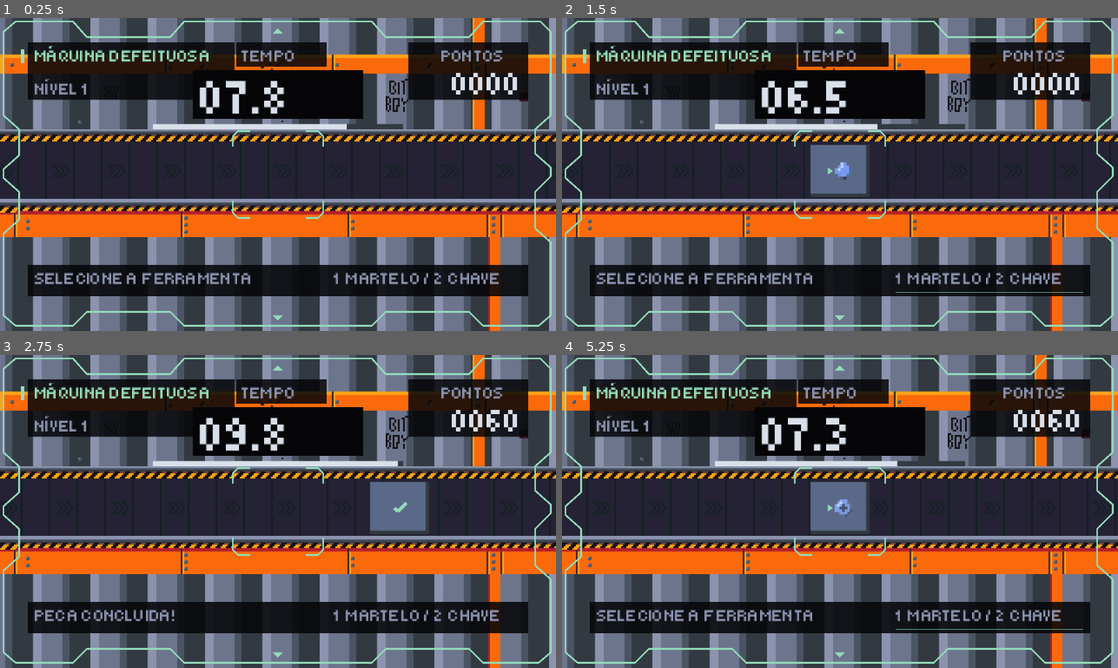
Above: before the commit, frames 1-4 (two rows, left to right).
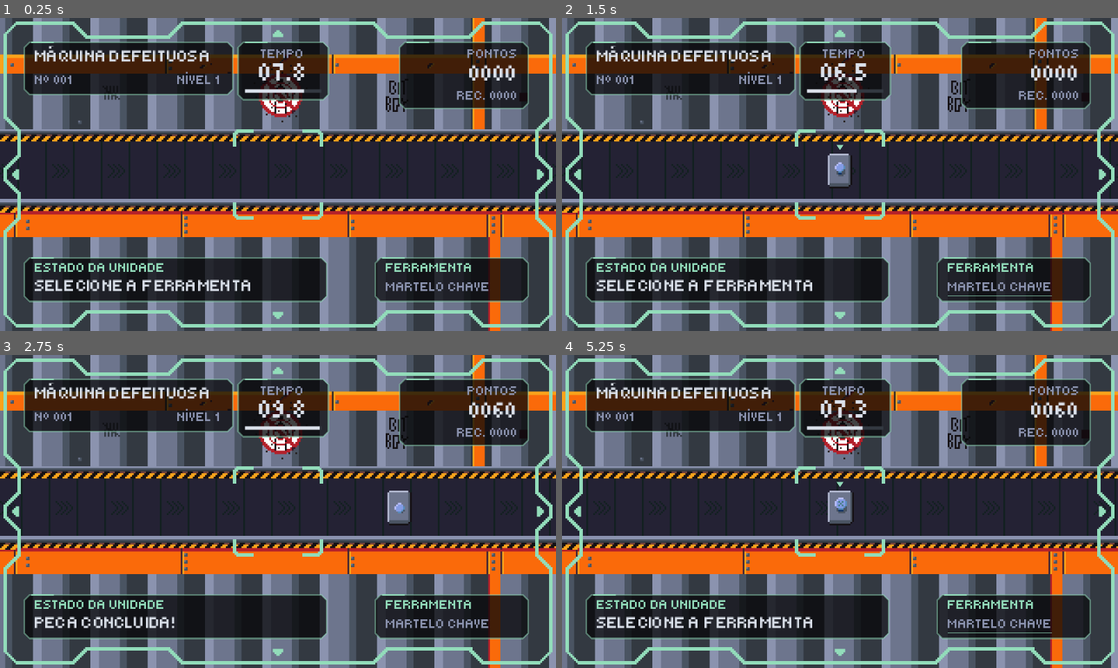
Above: after the commit, the same moments.

Repository: mariana-bravo/unidade404-classic
Game: Godot game, scene res://scenes/game.tscn
Two runs of this game, one before a commit and one after it. Both use one fixed random seed, a clock stepped at 60 frames per second and the inputs below. This scene is started directly instead of the project's main scene. Sound files missing from this copy of the repository are replaced by a short silence.
Inputs (mouse positions are in pixels of both pictures, inside the frame that each line leads up to):
- Up to frame 1 (0.25 s): no input
- Up to frame 2 (1.5 s): move the mouse to (962, 158) at 0.52 s; click (962, 158) at 0.67 s; move the mouse to (728, 190) at 1.27 s; click (728, 190) at 1.42 s
- Up to frame 3 (2.75 s): move the mouse to (333, 442) at 2.02 s; click (333, 442) at 2.17 s
- Up to frame 4 (5.25 s): move the mouse to (812, 574) at 2.77 s; click (812, 574) at 2.92 s; move the mouse to (1006, 558) at 3.52 s; click (1006, 558) at 3.67 s; move the mouse to (673, 464) at 4.27 s; click (673, 464) at 4.42 s; move the mouse to (867, 511) at 5.02 s; click (867, 511) at 5.17 s

The runs differ from the first frame. In frame 1, 22% of the frame differs, in the area x 0-100%, y 0-99%; in frame 2, 24%; in frame 3, 23%; in frame 4, 24%.

Commit message:
Correções na hud no jogo e na tela de menu

Diff:
--- a/project.godot
+++ b/project.godot
@@ -28,7 +28,7 @@
 
 window/size/viewport_width=320
 window/size/viewport_height=180
-window/size/mode=4
+window/size/mode=0
 window/size/window_width_override=1280
 window/size/window_height_override=720
 window/stretch/mode="canvas_items"
--- a/scripts/conveyor.gd
+++ b/scripts/conveyor.gd
@@ -15,10 +15,12 @@
 const WORK_POSITION := Vector2(160, 88)
 const EXIT_POSITION := Vector2(460, 88)
 
-const SLOT_WIDTH := 14.0
-const SLOT_HEIGHT := 12.0
+const LEFT_EDGE = preload("res://art/Parts/404_left.png")
+const RIGHT_EDGE = preload("res://art/Parts/404_right.png")
+const SPACER = preload("res://art/Parts/404_space.png")
+const SLOT_HEIGHT := 20.0
 const SLOT_GAP := 2.0
-const BOARD_SIZE := Vector2(34, 30)
+var board_width: float = 0.0
 
 # Duração de cada movimento, em segundos.
 @export var movement_duration: float = 1.0
@@ -42,12 +44,8 @@
 	_belt_tile.atlas = BELT_SOURCE
 	_belt_tile.region = Rect2(0, BELT_Y, BELT_TILE_WIDTH, BELT_HEIGHT)
 	board.position = ENTRY_POSITION
-	var plate_style := StyleBoxFlat.new()
-	plate_style.bg_color = Color("5a6988")
-	plate_style.border_color = Color("333941")
-	plate_style.border_width_right = 2
-	plate_style.border_width_bottom = 2
-	$Board/BoardVisual.add_theme_stylebox_override("panel", plate_style)
+	board.texture_filter = CanvasItem.TEXTURE_FILTER_NEAREST
+	$Board/BoardVisual.hide()
 
 	if demo_mode:
 		await enter_board()
@@ -106,44 +104,48 @@
 
 # Recebe a lista de tipos sorteados pelo BoardGenerator.
 func set_slots(slot_types: Array[int]) -> void:
-	# Remove os indicadores da peça anterior.
-	for slot in slot_visuals:
-		slot.queue_free()
-
+	# Bordas, espaçadores e slots formam uma única caixa horizontal.
+	for child in slots_container.get_children():
+		slots_container.remove_child(child)
+		child.queue_free()
 	slot_visuals.clear()
-
-	var quantity := slot_types.size()
-
-	# Placa compacta: até duas colunas e duas linhas, na ordem de leitura.
-	var visual: Panel = $Board/BoardVisual
-	visual.position = -BOARD_SIZE / 2.0
-	visual.size = BOARD_SIZE
-	var rows := 1 if quantity <= 2 else 2
-	var total_height := rows * SLOT_HEIGHT + (rows - 1) * SLOT_GAP
-
-	for i in range(quantity):
+	board_width = LEFT_EDGE.get_width() + RIGHT_EDGE.get_width()
+	for kind in slot_types:
+		board_width += AssemblySlotVisual.module_width(kind)
+	board_width += maxi(0, slot_types.size() - 1) * SLOT_GAP
+	var x := -floorf(board_width / 2.0)
+	_add_board_module(LEFT_EDGE, x)
+	x += LEFT_EDGE.get_width()
+	for i in range(slot_types.size()):
 		var slot := AssemblySlotVisual.new()
 		slot.name = "Slot" + str(i + 1)
-		slot.size = Vector2(SLOT_WIDTH, SLOT_HEIGHT)
-		var row := i / 2
-		var columns := mini(2, quantity - row * 2)
-		var row_width := columns * SLOT_WIDTH + (columns - 1) * SLOT_GAP
-		slot.position = Vector2(-row_width / 2.0 + (i % 2) * (SLOT_WIDTH + SLOT_GAP), -total_height / 2.0 + row * (SLOT_HEIGHT + SLOT_GAP))
 		slot.kind = slot_types[i]
+		slot.size = Vector2(AssemblySlotVisual.module_width(slot.kind), SLOT_HEIGHT)
+		slot.position = Vector2(x, -SLOT_HEIGHT / 2.0)
 		slot.mouse_filter = Control.MOUSE_FILTER_IGNORE
 		slots_container.add_child(slot)
 		slot_visuals.append(slot)
-
-	# Destaca o primeiro slot.
+		x += slot.size.x
+		if i < slot_types.size() - 1:
+			_add_board_module(SPACER, x)
+			x += SLOT_GAP
+	_add_board_module(RIGHT_EDGE, x)
 	update_slot_progress(0)
 
+
+func _add_board_module(texture: Texture2D, x: float) -> void:
+	var module := Sprite2D.new()
+	module.texture = texture
+	module.centered = false
+	module.position = Vector2(x, -SLOT_HEIGHT / 2.0)
+	slots_container.add_child(module)
 
 func update_slot_progress(completed_count: int) -> void:
 	for i in range(slot_visuals.size()):
 		slot_visuals[i].set_state(i < completed_count, i == completed_count)
 
 func get_board_width() -> float:
-	return BOARD_SIZE.x
+	return board_width
 
 func _process(delta: float) -> void:
 	if moving:
@@ -180,9 +182,13 @@
 func show_replacement(index: int) -> void:
 	if index < 0 or index >= slot_visuals.size():
 		return
-	var slot := slot_visuals[index]
-	if slot.kind == InteractionController.SlotKind.BAD_NAIL:
-		slot.kind = InteractionController.SlotKind.NAIL
-	elif slot.kind == InteractionController.SlotKind.RUSTY_SCREW:
-		slot.kind = InteractionController.SlotKind.SCREW
-	slot.queue_redraw()
+	slot_visuals[index].empty = false
+	slot_visuals[index].replaced = true
+	slot_visuals[index].queue_redraw()
+
+
+func show_empty(index: int) -> void:
+	if index < 0 or index >= slot_visuals.size():
+		return
+	slot_visuals[index].empty = true
+	slot_visuals[index].queue_redraw()
--- a/scripts/game.gd
+++ b/scripts/game.gd
@@ -179,6 +179,7 @@
 # Um slot defeituoso precisa de outra peça.
 func _on_replacement_requested() -> void:
 	replacing = true
+	conveyor.show_empty(current_slot)
 	click_reader.set_enabled(false)
 
 	input_feedback.show_status( "AGUARDE A NOVA PECA...")
--- a/scripts/game_feedback.gd
+++ b/scripts/game_feedback.gd
@@ -82,22 +82,21 @@
 
 func _draw() -> void:
 	if not _stopped:
-		draw_rect(Rect2(16, 142, 288, 18), Color(U.BG, 0.88))
-		if _tool == InteractionController.Tool.NONE:
-			U.text(self, "1 MARTELO / 2 CHAVE", 192, 153, 10, NEUTRAL)
-		else:
-			draw_rect(Rect2(235, 145, 45, 13), U.PANEL)
-			draw_rect(Rect2(235, 145, 45, 13), ACTIVE, false)
-			U.text(self, "MARTELO" if _tool == InteractionController.Tool.HAMMER else "CHAVE", 238, 154, 10, ACTIVE)
+		U.visor_panel(self, Rect2(14, 138, 174, 25), ACTIVE)
+		U.visor_panel(self, Rect2(216, 138, 88, 25), ACTIVE)
+		U.text(self, "ESTADO DA UNIDADE", 20, 146, 8, ACTIVE)
+		U.text(self, "FERRAMENTA", 222, 146, 8, ACTIVE)
+		U.text(self, "MARTELO", 222, 157, 8, ACTIVE if _tool == InteractionController.Tool.HAMMER else NEUTRAL)
+		U.text(self, "CHAVE", 258, 157, 8, ACTIVE if _tool == InteractionController.Tool.SCREWDRIVER else NEUTRAL)
 		if _press_pulse > 0.0:
-			draw_line(Vector2(192, 158), Vector2(300, 158), U.UNIT)
+			draw_line(Vector2(222, 160), Vector2(282, 160), U.UNIT)
 		if _status != "":
-			U.text(self, _status, 20, 153, 10, U.MUTED, 164)
+			U.text(self, _status, 20, 157, 10, U.INK, 164)
 		elif _prepare_strength > 0.0:
-			U.text(self, "PREPARADO", 20, 153, 10, Color(AMBER, _prepare_strength))
+			U.text(self, "PREPARADO", 20, 157, 10, Color(AMBER, _prepare_strength))
 		if _ring_visible:
-			draw_arc(Vector2(292, 150), 8, 0, TAU, 32, U.LINE, 2)
-			draw_arc(Vector2(292, 150), 8, -PI / 2, -PI / 2 + TAU * maxf(_ratio, 0.001), 32, AMBER if _prepared else ACTIVE, 2)
+			draw_arc(Vector2(293, 151), 7, 0, TAU, 32, U.LINE, 1)
+			draw_arc(Vector2(293, 151), 7, -PI / 2, -PI / 2 + TAU * maxf(_ratio, 0.001), 32, AMBER if _prepared else ACTIVE, 1)
 	if _flash > 0.0:
 		draw_rect(Rect2(0, 0, 320, 180), Color(U.ERROR, _flash))
 
--- a/scripts/menu.gd
+++ b/scripts/menu.gd
@@ -1,16 +1,38 @@
 extends Control
 const U = preload("res://scripts/ui/industrial_ui.gd")
+const PRESS = preload("res://audio/sfx/press.ogg")
+const MOTOR = preload("res://audio/sfx/screwdriver_loop.wav")
 const OPTIONS: Array[String] = ["JOGAR", "PLACAR", "SAIR"]
 var selection: int = 0
 var holding: bool = false
 var hold_time: float = 0.0
+var _click_sound: AudioStreamPlayer
+var _hold_sound: AudioStreamPlayer
+
+func _ready() -> void:
+	_click_sound = AudioStreamPlayer.new()
+	_click_sound.name = "MenuPress"
+	_click_sound.stream = PRESS
+	_click_sound.volume_db = -17.0
+	_click_sound.max_polyphony = 3
+	add_child(_click_sound)
+	_hold_sound = AudioStreamPlayer.new()
+	_hold_sound.name = "MenuHold"
+	_hold_sound.volume_db = -14.0
+	var motor_stream := MOTOR.duplicate() as AudioStreamWAV
+	motor_stream.loop_mode = AudioStreamWAV.LOOP_FORWARD
+	motor_stream.loop_begin = 0
+	motor_stream.loop_end = roundi(motor_stream.get_length() * motor_stream.mix_rate)
+	_hold_sound.stream = motor_stream
+	add_child(_hold_sound)
+	texture_filter = CanvasItem.TEXTURE_FILTER_NEAREST
 
 func _draw() -> void:
 	draw_rect(Rect2(0, 0, 320, 180), U.BG)
 	U.text(self, "UNIDADE", 40, 49, 30)
 	U.text(self, "404", 212, 54, 40, U.AMBER)
 	U.text(self, "FUTURO NÃO ENCONTRADO", 40, 69, 10, U.MUTED)
-	for i in range(3):
+	for i in range(OPTIONS.size()):
 		var y := 88 + i * 22
 		if i == selection:
 			draw_rect(Rect2(40, y, 240, 18), U.PANEL)
@@ -26,6 +48,7 @@
 		return
 	get_viewport().set_input_as_handled()
 	if event.pressed:
+		_click_sound.play()
 		holding = true
 		hold_time = 0.0
 	else:
@@ -34,15 +57,20 @@
 		if hold_time < Config.LIMIAR_SEGURAR:
 			selection = (selection + 1) % OPTIONS.size()
 		holding = false
+		_hold_sound.stop()
+		hold_time = 0.0
 	queue_redraw()
 
 func _process(delta: float) -> void:
 	if not holding:
 		return
 	hold_time += delta
+	if hold_time >= Config.LIMIAR_SEGURAR and not _hold_sound.playing:
+		_hold_sound.play()
 	queue_redraw()
 	if hold_time >= Config.MENU_SEGURAR:
 		holding = false
+		_hold_sound.stop()
 		_choose()
 
 func _choose() -> void:
--- a/scripts/scoreboard.gd
+++ b/scripts/scoreboard.gd
@@ -1,10 +1,21 @@
 extends Control
 const U = preload("res://scripts/ui/industrial_ui.gd")
+const MOTOR = preload("res://audio/sfx/screwdriver_loop.wav")
+var _hold_sound: AudioStreamPlayer
 var held: bool = false
 var elapsed: float = 0.0
 var _entries: Array[Dictionary] = []
 
 func _ready() -> void:
+	_hold_sound = AudioStreamPlayer.new()
+	_hold_sound.name = "ScoreboardHold"
+	_hold_sound.volume_db = -14.0
+	var motor_stream := MOTOR.duplicate() as AudioStreamWAV
+	motor_stream.loop_mode = AudioStreamWAV.LOOP_FORWARD
+	motor_stream.loop_begin = 0
+	motor_stream.loop_end = roundi(motor_stream.get_length() * motor_stream.mix_rate)
+	_hold_sound.stream = motor_stream
+	add_child(_hold_sound)
 	ScoreboardData.changed.connect(_refresh)
 	_refresh()
 
@@ -44,13 +55,18 @@
 	if event is InputEventMouseButton and event.button_index == MOUSE_BUTTON_LEFT:
 		get_viewport().set_input_as_handled()
 		held = event.pressed
+		if not held:
+			_hold_sound.stop()
 		elapsed = 0.0
 		queue_redraw()
 
 func _process(delta: float) -> void:
 	if held:
 		elapsed += delta
+		if elapsed >= Config.LIMIAR_SEGURAR and not _hold_sound.playing:
+			_hold_sound.play()
 		queue_redraw()
 		if elapsed >= Config.MENU_SEGURAR:
 			held = false
+			_hold_sound.stop()
 			get_tree().change_scene_to_file("res://scenes/menu.tscn")
--- a/scripts/slot_visual.gd
+++ b/scripts/slot_visual.gd
@@ -1,45 +1,42 @@
 class_name AssemblySlotVisual
 extends Control
 const U = preload("res://scripts/ui/industrial_ui.gd")
-const NAIL_TEXTURE = preload("res://art/Parts/404_nail_sprite.tres")
-const BENT_NAIL_TEXTURE = preload("res://art/Parts/404_bent_nail_sprite.tres")
-const SCREW_TEXTURE = preload("res://art/Parts/404_screw_sprite.tres")
-const RUSTY_SCREW_TEXTURE = preload("res://art/Parts/404_rusty_screw_sprite.tres")
+const MODULE_BASE = preload("res://art/Parts/404_space.png")
+const TEXTURES = {
+	"wait_nail": preload("res://art/Parts/404_wait_nail.png"),
+	"wait_screw": preload("res://art/Parts/404_wait_screw.png"),
+	"bad_nail": preload("res://art/Parts/404_bad_nail.png"),
+	"bad_screw": preload("res://art/Parts/404_bad_screw.png"),
+	"empty_nail": preload("res://art/Parts/404_emply_nail.png"),
+	"empty_screw": preload("res://art/Parts/404_emply_screw.png"),
+	"complete_nail": preload("res://art/Parts/404_complit_nail.png"),
+	"complete_screw": preload("res://art/Parts/404_complet_screw.png"),
+}
 var kind: int = 0
 var completed: bool = false
 var active: bool = false
-
+var empty: bool = false
+var replaced: bool = false
+static func module_width(slot_kind: int) -> float:
+	return 7.0 if slot_kind == InteractionController.SlotKind.SCREW or slot_kind == InteractionController.SlotKind.RUSTY_SCREW else 6.0
 func _ready() -> void:
 	texture_filter = CanvasItem.TEXTURE_FILTER_NEAREST
-
 func set_state(done: bool, selected: bool) -> void:
 	completed = done
 	active = selected
 	queue_redraw()
-
 func _draw() -> void:
-	var center := size / 2.0
+	var screw := kind == InteractionController.SlotKind.SCREW or kind == InteractionController.SlotKind.RUSTY_SCREW
+	var state := "wait"
+	if completed:
+		state = "complete"
+	elif empty:
+		state = "empty"
+	elif not replaced and (kind == InteractionController.SlotKind.BAD_NAIL or kind == InteractionController.SlotKind.RUSTY_SCREW):
+		state = "bad"
+	var texture: Texture2D = TEXTURES[state + ("_screw" if screw else "_nail")]
+	draw_texture_rect(MODULE_BASE, Rect2(Vector2.ZERO, size), true)
+	draw_texture(texture, Vector2(floorf((size.x - texture.get_width()) / 2.0), 0))
 	if active:
-		# Pequeno marcador lateral, sem contorno em volta da peça.
-		draw_colored_polygon(PackedVector2Array([Vector2(0, 4), Vector2(3, 6), Vector2(0, 8)]), U.UNIT)
-	if completed:
-		draw_line(center + Vector2(-3, 0), center + Vector2(-1, 2), U.UNIT, 2)
-		draw_line(center + Vector2(-1, 2), center + Vector2(4, -3), U.UNIT, 2)
-	elif kind == InteractionController.SlotKind.NAIL:
-		_draw_part(NAIL_TEXTURE)
-	elif kind == InteractionController.SlotKind.SCREW:
-		_draw_part(SCREW_TEXTURE)
-	elif kind == InteractionController.SlotKind.BAD_NAIL:
-		_draw_part(BENT_NAIL_TEXTURE)
-	elif kind == InteractionController.SlotKind.RUSTY_SCREW:
-		_draw_part(RUSTY_SCREW_TEXTURE)
-
-
-func _draw_part(texture: Texture2D) -> void:
-	# A região do AtlasTexture exclui as margens transparentes dos PNGs originais.
-	var available := Vector2(maxf(size.x - 4, 1), maxf(size.y - 2, 1))
-	var dimensions := texture.get_size()
-	var factor := minf(available.x / dimensions.x, available.y / dimensions.y)
-	var target := (dimensions * factor).round()
-	var position := Vector2(4, floorf((size.y - target.y) / 2.0))
-	draw_texture_rect(texture, Rect2(position, target), false)
+		var center := floorf(size.x / 2.0)
+		draw_colored_polygon(PackedVector2Array([Vector2(center - 2, -5), Vector2(center + 2, -5), Vector2(center, -2)]), U.UNIT)
--- a/scripts/ui/industrial_ui.gd
+++ b/scripts/ui/industrial_ui.gd
@@ -52,3 +52,17 @@
 	style.border_color = LINE
 	style.set_border_width_all(1)
 	return style
+
+# Painel do visor com cantos chanfrados; mantém a fábrica visível ao fundo.
+static func visor_panel(canvas: CanvasItem, area: Rect2, tint: Color) -> void:
+	var p := area.position
+	var s := area.size
+	var outline := PackedVector2Array([
+		p + Vector2(3, 0), p + Vector2(s.x - 3, 0),
+		p + Vector2(s.x, 3), p + Vector2(s.x, s.y - 3),
+		p + Vector2(s.x - 3, s.y), p + Vector2(3, s.y),
+		p + Vector2(0, s.y - 3), p + Vector2(0, 3),
+		p + Vector2(3, 0)])
+	canvas.draw_colored_polygon(outline, Color(BG, 0.76))
+	canvas.draw_polyline(outline, Color(tint, 0.48), 1.0)
+	canvas.draw_line(p + Vector2(4, 0), p + Vector2(minf(17, s.x - 4), 0), tint, 1.0)
--- a/scripts/ui/visor_frame.gd
+++ b/scripts/ui/visor_frame.gd
@@ -1,30 +1,30 @@
 extends Control
-## Contorno provisório do visor, inspirado na referência; usa a cor da unidade.
+## Moldura original do visor, com cor da unidade e estação ajustável.
 const U = preload("res://scripts/ui/industrial_ui.gd")
-var tint: Color = U.UNIT
+const HUD = preload("res://art/HUD/404_hud.png")
+const TINT_SHADER = preload("res://scripts/ui/visor_tint.gdshader")
+var tint: Color = U.UNIT:
+	set(value):
+		tint = value
+		if material != null:
+			material.set_shader_parameter("visor_color", tint)
 var station_width: float = 52.0
+var show_station: bool = true
 
 func _ready() -> void:
 	mouse_filter = Control.MOUSE_FILTER_IGNORE
+	texture_filter = CanvasItem.TEXTURE_FILTER_NEAREST
+	var visor_material := ShaderMaterial.new()
+	visor_material.shader = TINT_SHADER
+	visor_material.set_shader_parameter("visor_color", tint)
+	material = visor_material
 
 func _draw() -> void:
-	var outline := PackedVector2Array([
-		Vector2(2, 8), Vector2(9, 2), Vector2(42, 2), Vector2(50, 11),
-		Vector2(98, 11), Vector2(106, 2), Vector2(214, 2), Vector2(222, 11),
-		Vector2(270, 11), Vector2(278, 2), Vector2(311, 2), Vector2(317, 8),
-		Vector2(317, 56), Vector2(308, 64), Vector2(308, 78), Vector2(317, 86),
-		Vector2(317, 91), Vector2(308, 100), Vector2(308, 121), Vector2(317, 129),
-		Vector2(317, 171), Vector2(310, 177), Vector2(278, 177), Vector2(270, 169),
-		Vector2(222, 169), Vector2(214, 177), Vector2(106, 177), Vector2(98, 169),
-		Vector2(50, 169), Vector2(42, 177), Vector2(9, 177), Vector2(2, 171),
-		Vector2(2, 124), Vector2(11, 116), Vector2(11, 100), Vector2(2, 92),
-		Vector2(2, 87), Vector2(11, 79), Vector2(11, 64), Vector2(2, 56), Vector2(2, 8)])
-	draw_polyline(outline, tint, 1.0)
-	var left := 160.0 - station_width / 2.0
-	var right := 160.0 + station_width / 2.0
-	for x in [left, right]:
-		var direction := 1.0 if x == left else -1.0
-		draw_polyline(PackedVector2Array([Vector2(x, 74), Vector2(x, 68), Vector2(x + direction * 3, 65), Vector2(x + direction * 10, 65)]), tint, 1.0)
-		draw_polyline(PackedVector2Array([Vector2(x, 105), Vector2(x, 112), Vector2(x + direction * 3, 115), Vector2(x + direction * 10, 115)]), tint, 1.0)
-	draw_colored_polygon(PackedVector2Array([Vector2(157, 9), Vector2(163, 9), Vector2(160, 6)]), tint)
-	draw_colored_polygon(PackedVector2Array([Vector2(157, 171), Vector2(163, 171), Vector2(160, 174)]), tint)
+	# Mantém a moldura em 320x180 e separa a mira central para acompanhar a caixa.
+	for region in [Rect2(0, 0, 320, 64), Rect2(0, 116, 320, 64), Rect2(0, 64, 128, 52), Rect2(192, 64, 128, 52)]:
+		draw_texture_rect_region(HUD, region, region)
+	if show_station:
+		var left := floorf(160.0 - station_width / 2.0)
+		var right := floorf(160.0 + station_width / 2.0)
+		draw_texture_rect_region(HUD, Rect2(left, 64, 32, 52), Rect2(128, 64, 32, 52))
+		draw_texture_rect_region(HUD, Rect2(right - 32, 64, 32, 52), Rect2(160, 64, 32, 52))
--- /dev/null
+++ b/scripts/ui/visor_tint.gdshader
@@ -0,0 +1,6 @@
+shader_type canvas_item;
+render_mode unshaded;
+uniform vec4 visor_color : source_color = vec4(0.573, 0.863, 0.729, 1.0);
+void fragment() {
+	COLOR = vec4(visor_color.rgb, texture(TEXTURE, UV).a * visor_color.a);
+}
--- a/scripts/visor_hud.gd
+++ b/scripts/visor_hud.gd
@@ -6,11 +6,14 @@
 @export var max_time: float = Config.BARRA_MAX
 var _name_label: Label
 var _score_label: Label
+var _serial_label: Label
+var _best_label: Label
 var _level_label: Label
 var _time_label: Label
 var _bar_bg: ColorRect
 var _bar_fill: ColorRect
-var _identity_accent: ColorRect
+var _panel_canvas: Control
+var _panel_tint: Color = U.UNIT
 var _low: bool = false
 var _last_time: float = INF
 var _pulse_tween: Tween
@@ -20,36 +23,41 @@
 func _ready() -> void:
 	_visor_frame = VisorFrame.new()
 	add_child(_visor_frame)
-	# Placas discretas mantêm a leitura sobre a arte da fábrica.
-	var shade := Color(U.BG, 0.86)
-	U.rect(self, Vector2(16, 14), Vector2(119, 33), shade)
-	U.rect(self, Vector2(136, 14), Vector2(52, 14), shade)
-	U.rect(self, Vector2(111, 30), Vector2(98, 28), U.BG)
-	U.rect(self, Vector2(235, 14), Vector2(69, 33), shade)
-	_name_label = U.label(self, "---", 20, 25, 114, 10)
-	_level_label = U.label(self, "NÍVEL 1", 20, 44, 80, 10, U.MUTED)
-	U.label(self, "PONTOS", 254, 25, 46, 10, U.MUTED)
-	_score_label = U.label(self, "0000", 238, 44, 62, 20, U.INK, HORIZONTAL_ALIGNMENT_RIGHT)
-	U.label(self, "TEMPO", 139, 25, 60, 10, U.MUTED)
-	_time_label = U.label(self, "08.0", 115, 55, 100, 30)
-	_bar_bg = U.rect(self, Vector2(88, 61), Vector2(144, 3), U.LINE)
-	_bar_fill = U.rect(self, Vector2(88, 61), Vector2(144, 3), U.INK)
-	_identity_accent = U.rect(self, Vector2(12, 18), Vector2(2, 8), U.UNIT)
+	_panel_canvas = Control.new()
+	_panel_canvas.mouse_filter = Control.MOUSE_FILTER_IGNORE
+	_panel_canvas.draw.connect(_draw_panels)
+	add_child(_panel_canvas)
+	_name_label = U.label(self, "---", 20, 25, 108, 10)
+	_serial_label = U.label(self, "Nº 000", 20, 38, 56, 8, U.MUTED)
+	_level_label = U.label(self, "NÍVEL 1", 78, 38, 50, 8, U.MUTED, HORIZONTAL_ALIGNMENT_RIGHT)
+	U.label(self, "TEMPO", 141, 23, 44, 8, U.MUTED, HORIZONTAL_ALIGNMENT_CENTER)
+	_time_label = U.label(self, "08.0", 141, 36, 44, 16, U.INK, HORIZONTAL_ALIGNMENT_CENTER)
+	_bar_bg = U.rect(self, Vector2(141, 41), Vector2(44, 2), U.LINE)
+	_bar_fill = U.rect(self, Vector2(141, 41), Vector2(44, 2), U.INK)
+	U.label(self, "PONTOS", 236, 23, 62, 8, U.MUTED, HORIZONTAL_ALIGNMENT_RIGHT)
+	_score_label = U.label(self, "0000", 236, 36, 62, 14, U.INK, HORIZONTAL_ALIGNMENT_RIGHT)
+	_best_label = U.label(self, "REC. 0000", 236, 47, 62, 8, U.MUTED, HORIZONTAL_ALIGNMENT_RIGHT)
 	set_time(Config.BARRA_INICIAL)
+
+
+func _draw_panels() -> void:
+	U.visor_panel(_panel_canvas, Rect2(14, 14, 120, 30), _panel_tint)
+	U.visor_panel(_panel_canvas, Rect2(137, 14, 52, 33), _panel_tint)
+	U.visor_panel(_panel_canvas, Rect2(230, 14, 74, 38), _panel_tint)
 
 func _process(_delta: float) -> void:
 	_bar_fill.visible = not _low or floori(Time.get_ticks_msec() / 150.0) % 2 == 0
 
 func set_score(points: int) -> void:
 	_score_label.text = "%04d" % points
-	U.fit_label(_score_label, 62, 20)
+	U.fit_label(_score_label, 62, 14)
 
 func set_time(seconds: float) -> void:
 	var ratio := clampf(seconds / max_time, 0.0, 1.0)
 	_low = ratio < Config.LIMIAR_TEMPO_BAIXO
 	_time_label.text = "%04.1f" % maxf(0.0, seconds)
 	_time_label.add_theme_color_override("font_color", U.AMBER if _low else U.INK)
-	_bar_fill.size.x = 144 * ratio
+	_bar_fill.size.x = 44 * ratio
 	_bar_fill.color = U.AMBER if _low else U.INK
 	if seconds > _last_time + 0.05:
 		_pulse_bar()
@@ -59,13 +67,16 @@
 	_level_label.text = "NÍVEL %d" % level
 
 func set_best(points: int = 0) -> void:
-	# O recorde permanece no placar e no resultado, liberando espaço no HUD.
+	# Recorde sempre visível no canto superior direito.
 	best_score = points
+	_best_label.text = "REC. %04d" % points
+	U.fit_label(_best_label, 62, 8)
 
 func set_robot(robot_name: String, serial: int) -> void:
 	_name_label.text = robot_name.to_upper()
 	robot_serial = serial
-	U.fit_label(_name_label, 114)
+	_serial_label.text = "Nº %03d" % serial
+	U.fit_label(_name_label, 108)
 
 func set_station_width(width: float) -> void:
 	_visor_frame.station_width = clampf(width + 8, 52, 260)
@@ -74,8 +85,9 @@
 func set_tint(color: Color) -> void:
 	_visor_frame.tint = color
 	_visor_frame.queue_redraw()
-	_identity_accent.color = color
-	_name_label.add_theme_color_override("font_color", color)
+	_panel_tint = color
+	_panel_canvas.queue_redraw()
+	_name_label.add_theme_color_override("font_color", U.INK)
 
 func _pulse_bar() -> void:
 	if _pulse_tween != null and _pulse_tween.is_valid():
--- /dev/null
+++ b/tests/horizontal_box_check.gd
@@ -0,0 +1,40 @@
+extends SceneTree
+func _initialize() -> void:
+	call_deferred("_run")
+func _run() -> void:
+	var conveyor = load("res://scenes/conveyor.tscn").instantiate()
+	conveyor.demo_mode = false
+	root.add_child(conveyor)
+	var kinds: Array[int] = []
+	for count in range(1, 5):
+		kinds.append(count - 1)
+		conveyor.set_slots(kinds)
+		assert(conveyor.slot_visuals.size() == count)
+		var expected := 8.0 + (count - 1) * 2.0
+		var previous_right := -100.0
+		for slot in conveyor.slot_visuals:
+			expected += slot.size.x
+			assert(slot.position.y == -10.0)
+			assert(slot.position.x > previous_right)
+			previous_right = slot.position.x
+		assert(conveyor.get_board_width() == expected)
+		assert(conveyor.slots_container.get_child_count() == count * 2 + 1)
+		conveyor.update_slot_progress(count)
+		for slot in conveyor.slot_visuals:
+			assert(slot.completed and not slot.active)
+	kinds.assign([2, 3])
+	conveyor.set_slots(kinds)
+	var width: float = conveyor.get_board_width()
+	for index in range(2):
+		conveyor.show_empty(index)
+		assert(conveyor.slot_visuals[index].empty)
+		conveyor.show_replacement(index)
+		assert(not conveyor.slot_visuals[index].empty)
+		assert(conveyor.slot_visuals[index].replaced)
+		assert(conveyor.slot_visuals[index].kind == index + 2)
+	assert(conveyor.get_board_width() == width)
+	await process_frame
+	conveyor.queue_free()
+	await process_frame
+	print("PASS: caixas de 1 a 4 slots, ordem, limpeza, estados e largura da substituicao")
+	quit()
Not shown, changed: art/README.txt
Not shown, added: AGENTS.md
Not shown, added: docs/GDD atualizado.pdf
Not shown, added: docs/GDD atualizado.pdf:Zone.Identifier
